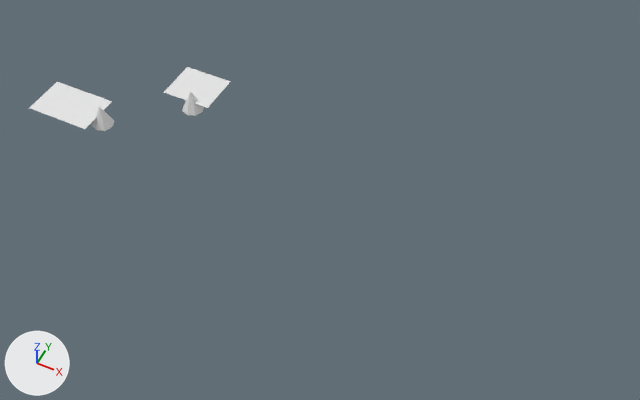
The Blender file mapidk.blend: old version first, new version second.
Both versions are drawn from a 50 mm camera at (37.1, -42.6, 52.8) aimed at (15.2, 1.2, -2.0). Every picture has the same lights, and +X, +Y and +Z are marked at lower left.

Objects in the first picture: 'Door', 'Door.001', 'Plane.001', 'Plane.002'.
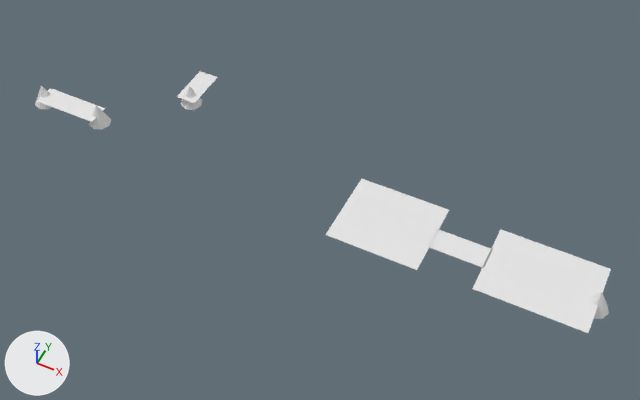
Location of each change, [x1, y1, x2, y2] in pixels of the pictures (640 x 400 px):
'Plane.004', added
    after: [472, 230, 611, 333]
'Plane', added
    after: [326, 179, 449, 270]
'Plane.002', rescaled (17% narrower, 27% shorter)
    before: [30, 82, 112, 129]
    after: [37, 88, 105, 122]
'Plane.001', rescaled (40% narrower, 21% shorter)
    before: [164, 67, 231, 108]
    after: [177, 71, 217, 103]
'Plane.003', added
    after: [429, 229, 491, 267]
'Door.001', moved
    before: [182, 92, 204, 116]
    after: [181, 86, 202, 110]
'Door', moved
    before: [92, 107, 114, 131]
    after: [89, 106, 111, 130]
'Door.002', added
    after: [592, 292, 609, 319]
'keyDoor', added
    after: [35, 86, 52, 109]

Patch to the scene script:
```diff
--- a/mapidk.blend.py
+++ b/mapidk.blend.py
@@ ob_plane_001 @@
 ob_plane_001.location = (0.0, 6.9, 0.0)
-ob_plane_001.scale = (2.31, 1.99, 1.0)
+ob_plane_001.scale = (0.946, 1.99, 1.0)
@@ ob_plane_002 @@
 ob_plane_002.location = (-8.72, -0.12, 0.0)
-ob_plane_002.scale = (3.01, 1.99, 1.0)
+ob_plane_002.scale = (3.01, 0.973, 1.0)
@@ ob_door @@
 ob_door = bpy.data.objects.new('Door', me_cone)
-ob_door.location = (-5.53, 0.0, 0.0)
+ob_door.location = (-5.87, 0.0, 0.0)
@@ ob_door_001 @@
 ob_door_001 = bpy.data.objects.new('Door.001', me_cone_001)
-ob_door_001.location = (0.5, 5.19, 0.0)
+ob_door_001.location = (-0.02, 5.78, 0.0)
@@ ob_door_002 @@
+ob_door_002 = bpy.data.objects.new('Door.002', me_cone_001.copy())  # the mesh of ob_door_001
+ob_door_002.location = (38.39, -0.05, 0.0)
@@ ob_plane_004 @@
+ob_plane_004 = bpy.data.objects.new('Plane.004', me_plane_002.copy())  # the mesh of ob_plane_002
+ob_plane_004.location = (34.17, -0.01, 0.0)
+ob_plane_004.scale = (4.31, 3.17, 6.17)
@@ ob_plane_003 @@
+ob_plane_003 = bpy.data.objects.new('Plane.003', me_plane_002.copy())  # the mesh of ob_plane_002
+ob_plane_003.location = (27.75, 0.01, 0.0)
+ob_plane_003.scale = (2.21, 1.01, 2.21)
@@ ob_plane @@
+ob_plane = bpy.data.objects.new('Plane', me_plane_002.copy())  # the mesh of ob_plane_002
+ob_plane.location = (21.77, -0.07, 0.0)
+ob_plane.scale = (3.81, 3.33, 6.17)
@@ ob_keydoor @@
+ob_keydoor = bpy.data.objects.new('keyDoor', me_cone_001.copy())  # the mesh of ob_door_001
+ob_keydoor.location = (-11.75, -0.04, 0.0)
```
